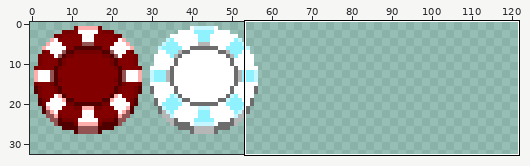
Sprite sheet, stored at assets/2x/stakes.png. Above: a wide view before the commit, with the close-up outlined.
Close-up. Old version:
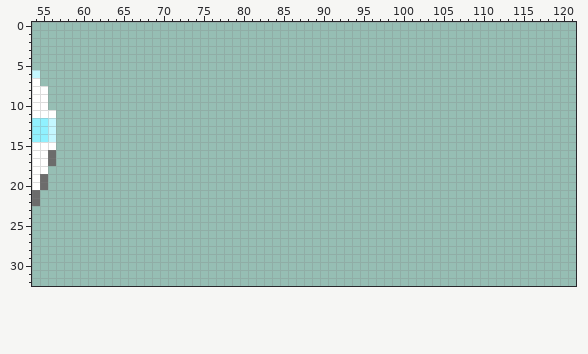
The file is 290x116 pixels, drawn in blocks of 2x2; one block is one cell here. Colours within 5 levels of each other are drawn and written as one. Shown: x 54..121, y 0..32. The wide view leaves out empty margins.
After the commit:
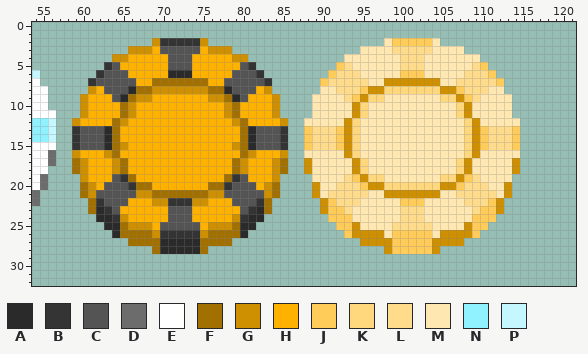
Palette (. is transparent): A #2a2a2a  B #343434  C #545454  D #6c6c6c  E #ffffff  F #a17000  G #ce8f00  H #ffb100  J #ffcc59  K #ffd87e  L #ffdc8c  M #ffe7b1  N #90f1ff  P #c4f7ff
From old to new:
y 2: x 69..75 ....... -> GBBBBBG; x 98..104 ....... -> MJJJJJM
y 3: x 66..78 ............. -> GGGHCCCCCHGGG; x 95..107 ............. -> MMMMLLLLLMMMM
y 4: x 64..80 ................. -> GGHHHHHCCCHHHHHGG; x 93..109 ................. -> MMMMMMMLLLMMMMMMM
y 5: x 63..81 ................... -> BCHHHHHHCCCHHHHHHCB; x 92..110 ................... -> JLMMMMMMLLLMMMMMMLJ
y 6: x 62..82 ..................... -> BCCCHHHHHAAAHHHHHCCCB; x 91..111 ..................... -> JLLLMMMMMJJJMMMMMLLLJ
y 7: x 61..83 ....................... -> BCCCCCHHFFFFFFFHHCCCCCB; x 90..112 ....................... -> JLLLLLMMGGGGGGGMMLLLLLJ
y 8: x 61..83 ....................... -> GHCCCAFFGGGGGGGFFACCCHG; x 90..112 ....................... -> MMLLLJGGKKKKKKKGGJLLLMM
y 9: x 60..84 ......................... -> GHHHCAFGGHHHHHHHGGFACHHHG; x 89..113 ......................... -> MMMMLJGKKMMMMMMMKKGJLMMMM
y 10..11: x 60..84 ......................... -> GHHHHFGHHHHHHHHHHHGFHHHHG; x 89..113 ......................... -> MMMMMGKMMMMMMMMMMMKGMMMMM
y 12: x 59..85 ........................... -> GHHHHFGHHHHHHHHHHHHHGFHHHHG; x 88..114 ........................... -> MMMMMGKMMMMMMMMMMMMMKGMMMMM
y 13..14: x 59..85 ........................... -> BCCCAFHHHHHHHHHHHHHHHFACCCB; x 88..114 ........................... -> JLLLJGKMMMMMMMMMMMMMKGJLLLJ
y 15: x 59..85 ........................... -> BCCCAFGHHHHHHHHHHHHHGFACCCB; x 88..114 ........................... -> JLLLJGKMMMMMMMMMMMMMKGJLLLJ
y 16: x 59..85 ........................... -> GHHHGFHHHHHHHHHHHHHHHFGHHHG; x 88..114 ........................... -> MMMMMGKMMMMMMMMMMMMMKGMMMMM
y 17..18: x 59..85 ........................... -> FGHHHGFHHHHHHHHHHHHHFGHHHGF; x 88..114 ........................... -> GMMMMMGKMMMMMMMMMMMKGMMMMMG
y 19: x 60..84 ......................... -> GHHHCBFHHHHHHHHHHHFBCHHHG; x 89..113 ......................... -> MMMMLJGKKMMMMMMMKKGJLMMMM
y 20: x 60..84 ......................... -> FGHCCCBFFHHHHHHHFFBCCCHGF; x 89..113 ......................... -> GMMLLLJGGKKKKKKKGGJLLLMMG
y 21: x 60..84 ......................... -> FGCCCCCGGFFFFFFFGGCCCCCGF; x 89..113 ......................... -> GMLLLLLMMGGGGGGGMMLLLLLMG
y 22: x 61..83 ....................... -> FBCCCHHHGGBBBGGHHHCCCBF; x 90..112 ....................... -> GJLLLMMMMMJJJMMMMMLLLJG
y 23: x 61..83 ....................... -> FABCHHHHHHCCCHHHHHHCBAF; x 90..112 ....................... -> GJJLMMMMMMLLLMMMMMMLJJG
y 24: x 62..82 ..................... -> AABGHHHHHCCCHHHHHGBAA; x 91..111 ..................... -> JJJMMMMMMLLLMMMMMMJJJ
y 25: x 63..81 ................... -> AAFGGGHCCCCCHGGGFAA; x 92..110 ................... -> JJGMMMMLLLLLMMMMGJJ
y 26: x 64..80 ................. -> AFFFFGBBBBBGFFFFA; x 93..109 ................. -> JGGGGMJJJJJMGGGGJ
y 27: x 66..78 ............. -> FFFFAAAAAFFFF; x 95..107 ............. -> GGGGJJJJJGGGG
y 28: x 69..75 ....... -> FAAAAAF; x 98..104 ....... -> GJJJJJG
